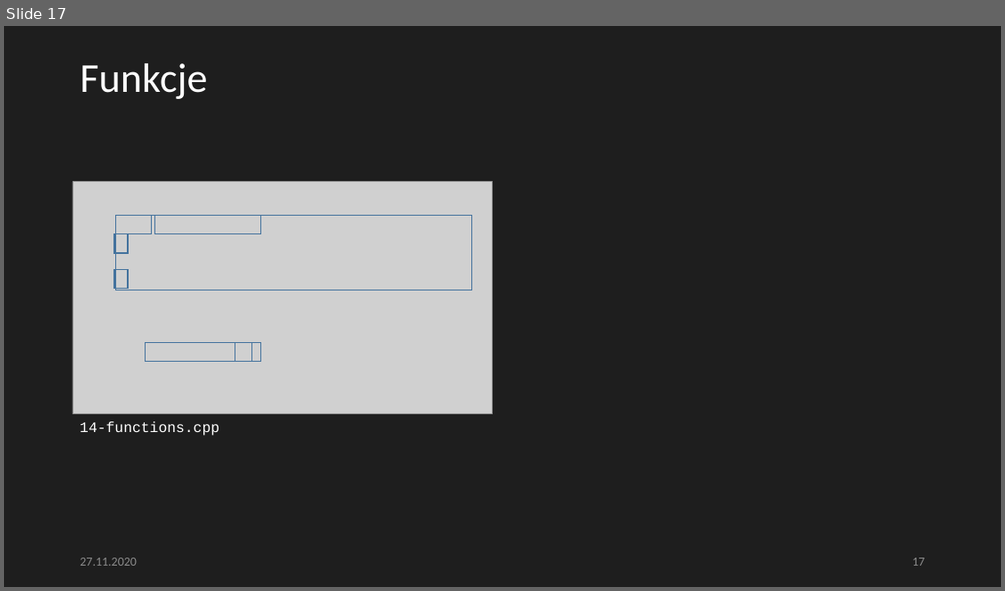
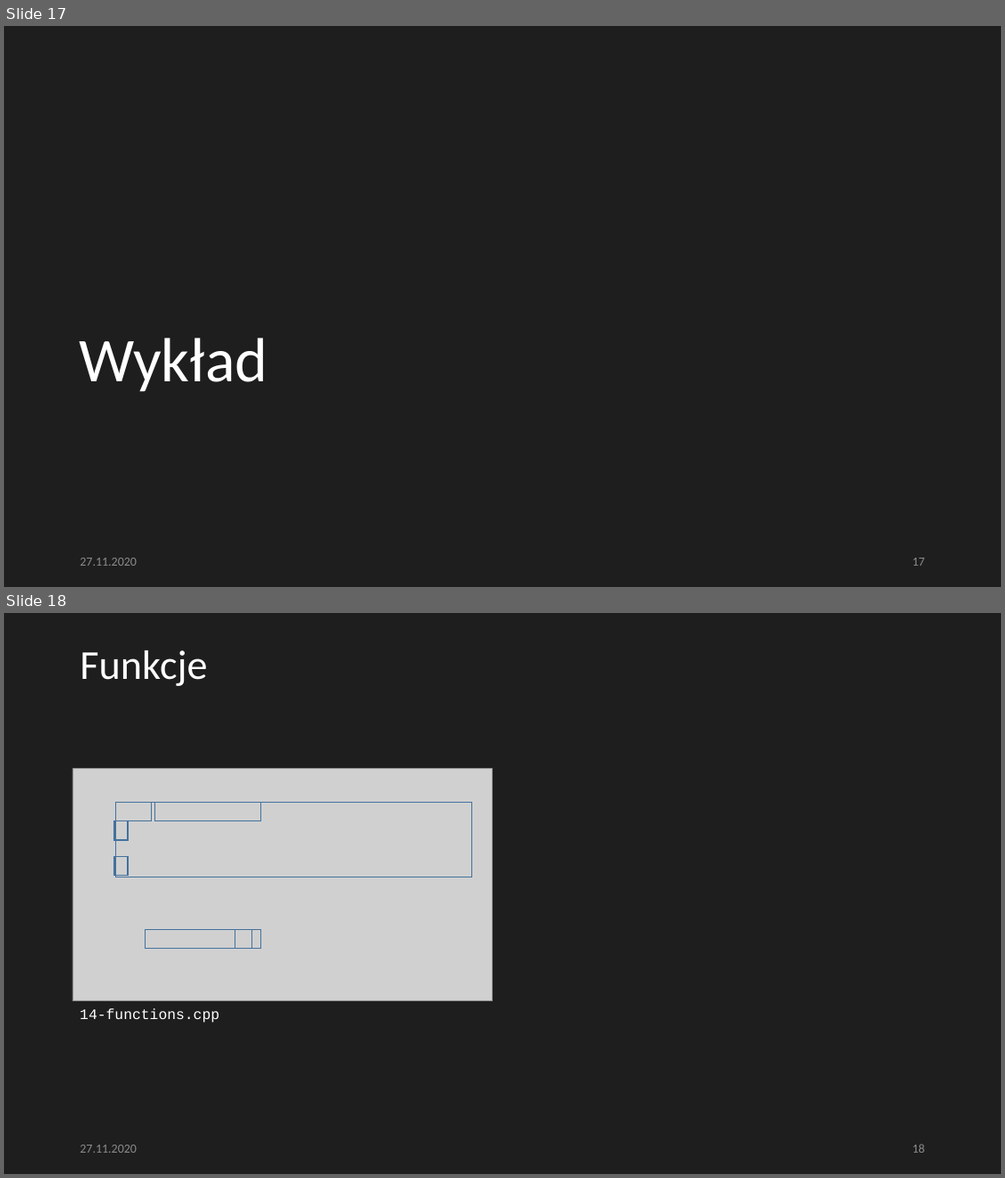
Before and after one commit to Hadenir/recruitment2020, a slide deck: basics/presentation.pptx. Shown one above the other, each under a label of ours: slide 17 before the commit, slides 17 and 18 after it. The pictures are 1005x591 and 1005x1178 pixels, drawn with LibreOffice and Linux fonts; fonts in the diff are those of the drawing; grey boxes stand for pictures. Boxes give left, top, right and bottom in pixels: in the first picture for what was removed or moved away, otherwise in the second. Text is boxed around its words. In the diff, an @@ line names an element or a change of style, - is before the commit and + after.

```diff
--- a/basics/presentation.pptx
+++ b/basics/presentation.pptx
@@ slide 17 added at (4, 26, 1001, 587), background #1E1E1E @@
@@ title added at (80, 338, 267, 392), 60 pt, text #FFFFFF @@
+Wykład
@@ text added at (80, 557, 137, 565), 12 pt, text #8C8C8C @@
+27.11.2020
@@ page number added at (912, 557, 924, 565), 12 pt, text #8C8C8C @@
+17
@@ what was slide 17 is now slide 18 @@
@@ page number at (912, 1143, 924, 1152): text changed @@
-17
+18
```
Also in this commit, not shown: 3 slides changed.
